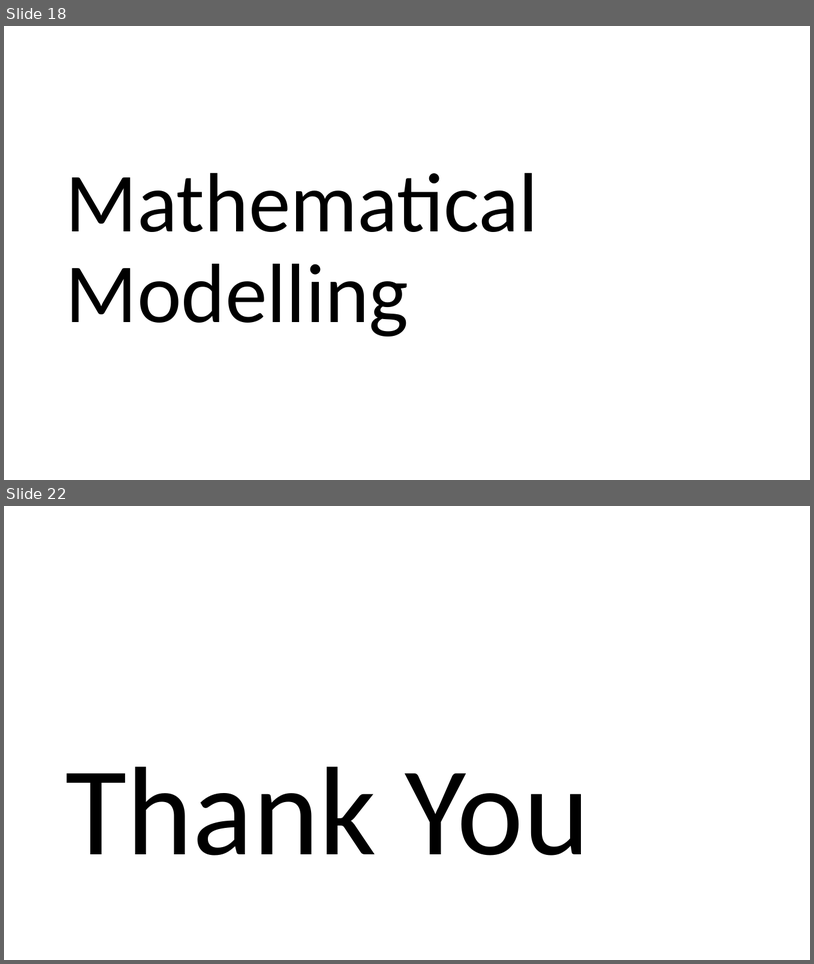
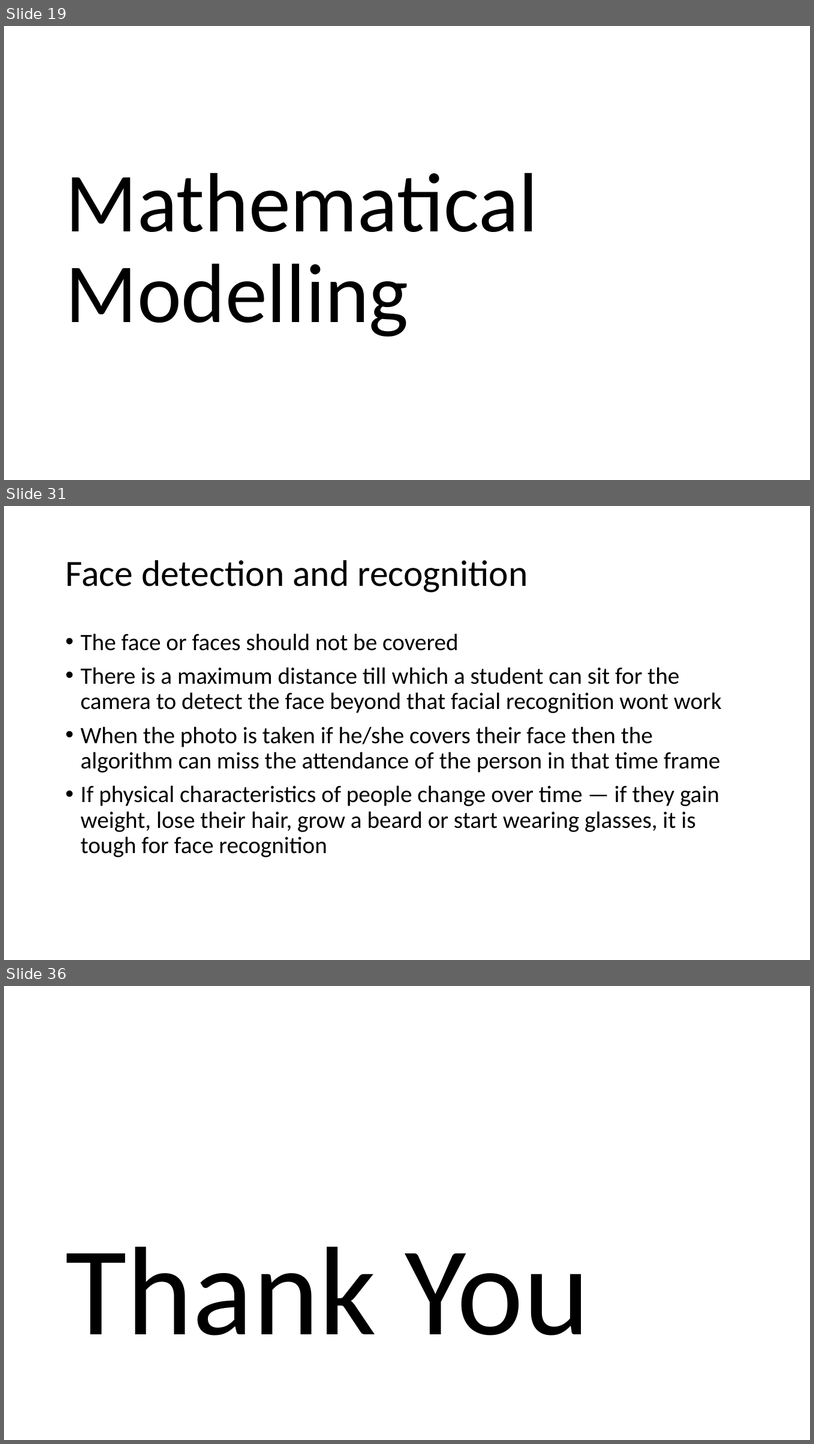
Before and after one commit to Chandru-crypted/Attendance_system_using_facial_recognition, a slide deck: DOCS/PPT's/Problem statement.pptx. Shown one above the other, each under a label of ours: slides 18 and 22 before the commit, slides 19, 31 and 36 after it; the slides between them are not shown. The pictures are 814x964 and 814x1444 pixels, drawn with LibreOffice and Linux fonts; fonts in the diff are those of the drawing. Boxes give left, top, right and bottom in pixels: in the first picture for what was removed or moved away, otherwise in the second. Text is boxed around its words. In the diff, an @@ line names an element or a change of style, - is before the commit and + after.

```diff
--- a/DOCS/PPT's/Problem statement.pptx
+++ b/DOCS/PPT's/Problem statement.pptx
@@ slide 31 added at <box>4,506,810,960</box>, background #FFFFFF @@
@@ title added at <box>65,560,528,592</box>, 44 pt, text #000000 @@
+Face detection and recognition
@@ text added at <box>81,633,722,857</box>, 28 pt, text #000000 @@
+• The face or faces should not be covered
+• There is a maximum distance till which a student can sit for the camera to detect the face beyond that facial recognition wont work
+• When the photo is taken if he/she covers their face then the algorithm can miss the attendance of the person in that time frame
+• If physical characteristics of people change over time — if they gain weight, lose their hair, grow a beard or start wearing glasses, it is tough for face recognition
@@ what was slide 18 is now slide 19 @@
@@ what was slide 22 is now slide 36 @@
```
Also in this commit, not shown: 7 slides changed, 13 other slides added, 1 other file.
